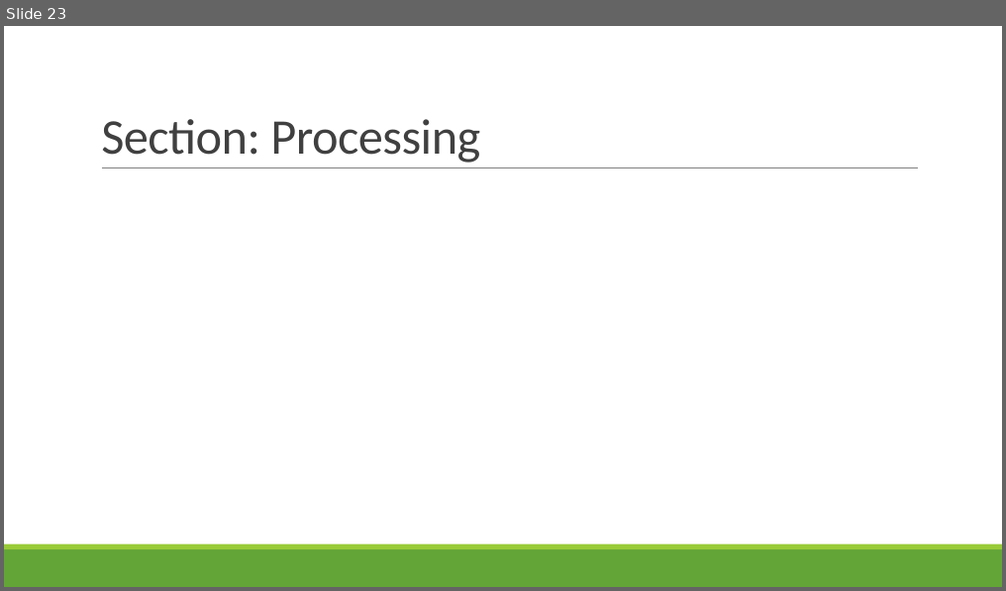
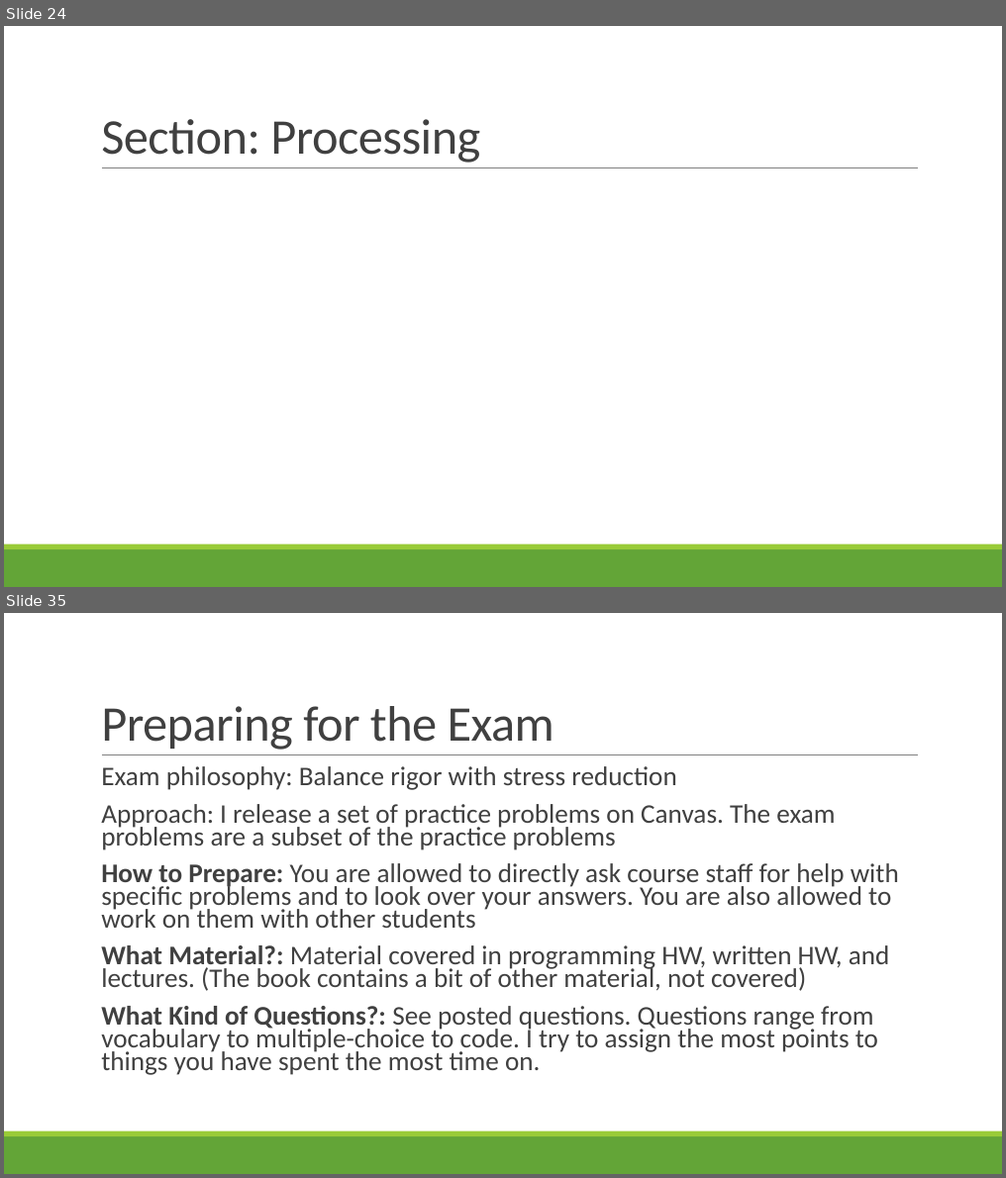
Before and after one commit to rbohrer/pl-course, a slide deck: LectureSlides/12Play.pptx. Shown one above the other, each under a label of ours: slide 23 before the commit, slides 24 and 35 after it; the slides between them are not shown. The pictures are 1006x591 and 1006x1178 pixels, drawn with LibreOffice and Linux fonts; fonts in the diff are those of the drawing. Boxes give left, top, right and bottom in pixels: in the first picture for what was removed or moved away, otherwise in the second. Text is boxed around its words. In the diff, an @@ line names an element or a change of style, - is before the commit and + after.

```diff
--- a/LectureSlides/12Play.pptx
+++ b/LectureSlides/12Play.pptx
@@ slide 35 added at [4, 613, 1002, 1174], background #FFFFFF; not listed: 3 template elements that a slide beside it also shows @@
@@ title added at [101, 706, 554, 750], 48 pt, text #404040 @@
+Preparing for the Exam
@@ text added at [101, 766, 899, 1075], 25.9 pt, text #404040 @@
+  Exam philosophy: Balance rigor with stress reduction
+  Approach: I release a set of practice problems on Canvas. The exam problems are a subset of the practice problems
+  How to Prepare: You are allowed to directly ask course staff for help with specific problems and to look over your answers. You are also allowed to work on them with other students
+  What Material?: Material covered in programming HW, written HW, and lectures. (The book contains a bit of other material, not covered)
+  What Kind of Questions?: See posted questions. Questions range from vocabulary to multiple-choice to code. I try to assign the most points to things you have spent the most time on.
@@ what was slide 23 is now slide 24 @@
```
Also in this commit, not shown: 2 slides changed, 12 other slides added.
